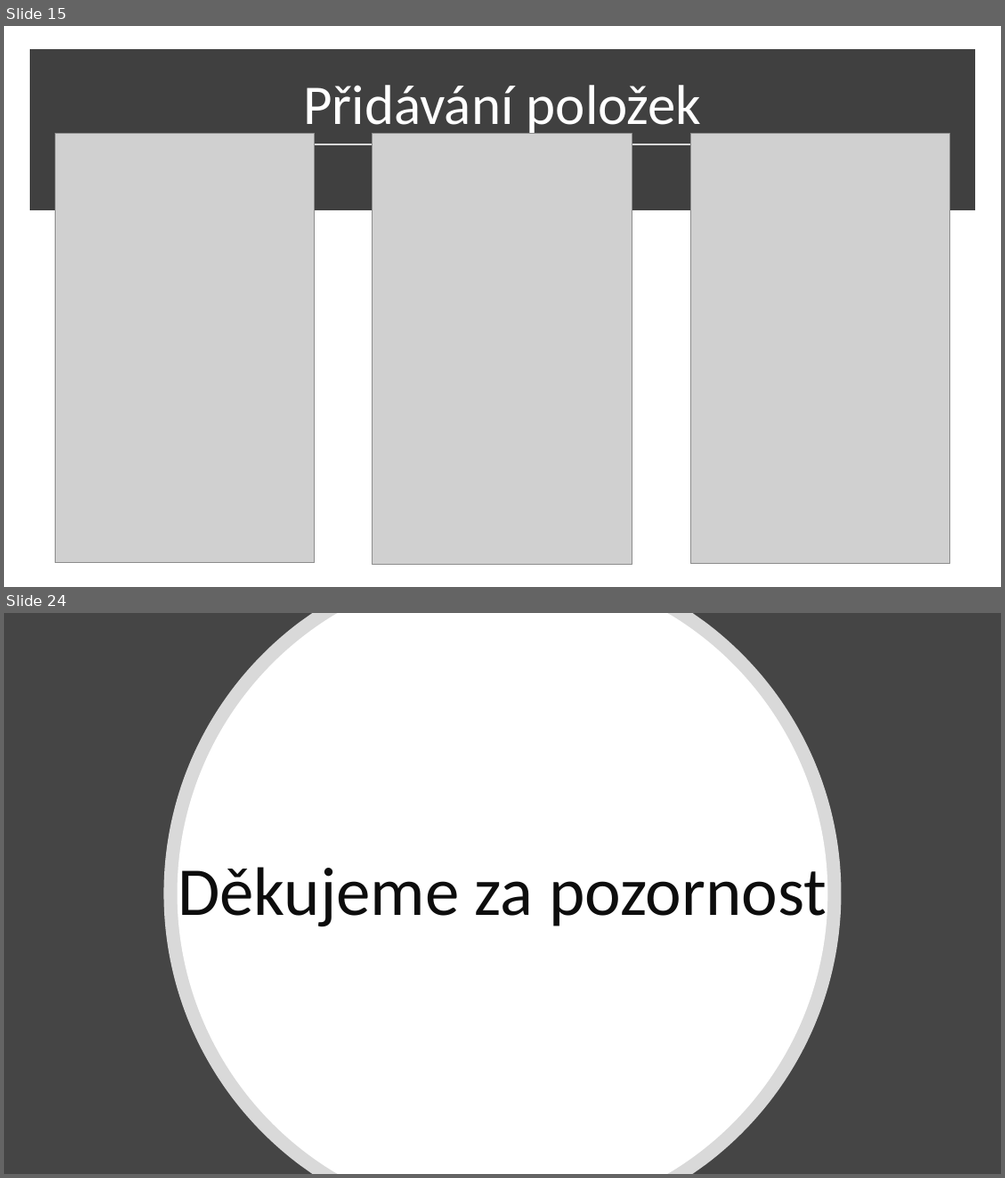
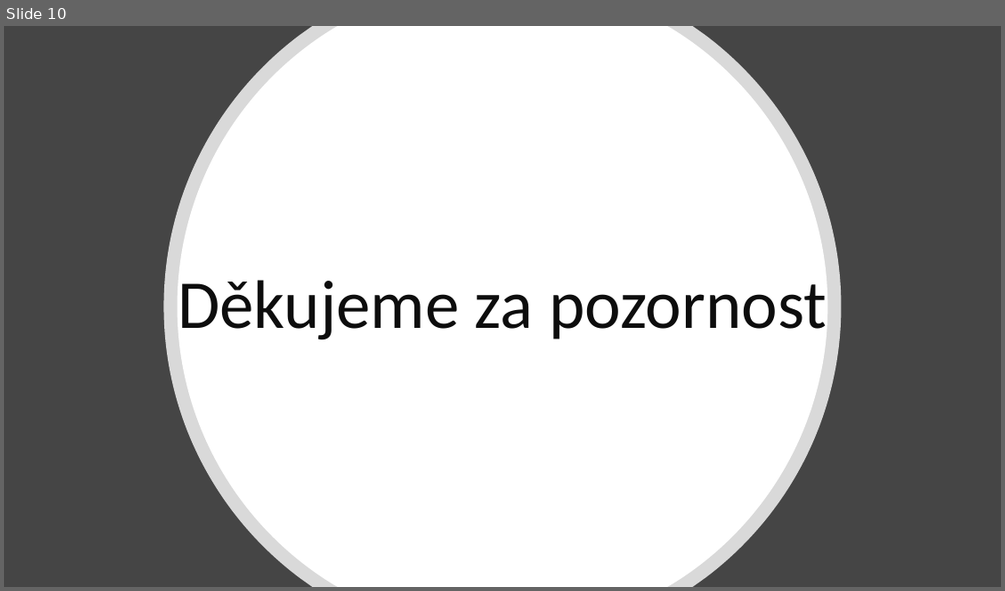
Before and after one commit to cink01/PMP, a slide deck: Prezentace_2.pptx. Shown one above the other, each under a label of ours: slides 15 and 24 before the commit, slide 10 after it; the slides between them are not shown. The pictures are 1005x1178 and 1005x591 pixels, drawn with LibreOffice and Linux fonts; fonts in the diff are those of the drawing; grey boxes stand for pictures. Boxes give left, top, right and bottom in pixels: in the first picture for what was removed or moved away, otherwise in the second. Text is boxed around its words. In the diff, an @@ line names an element or a change of style, - is before the commit and + after.

```diff
--- a/Prezentace_2.pptx
+++ b/Prezentace_2.pptx
@@ slide 15 removed at [4,26,1001,587], background #FFFFFF @@
@@ rectangle removed at [34,54,971,206] @@
@@ title removed at [303,85,701,138] @@
-Přidávání položek
@@ picture removed at [55,134,315,563] @@
@@ line removed from (185, 144) to (821, 144) @@
@@ picture removed at [372,134,632,564] @@
@@ picture removed at [690,134,950,564] @@
@@ what was slide 24 is now slide 10 @@
```
Also in this commit, not shown: 13 other slides removed.
